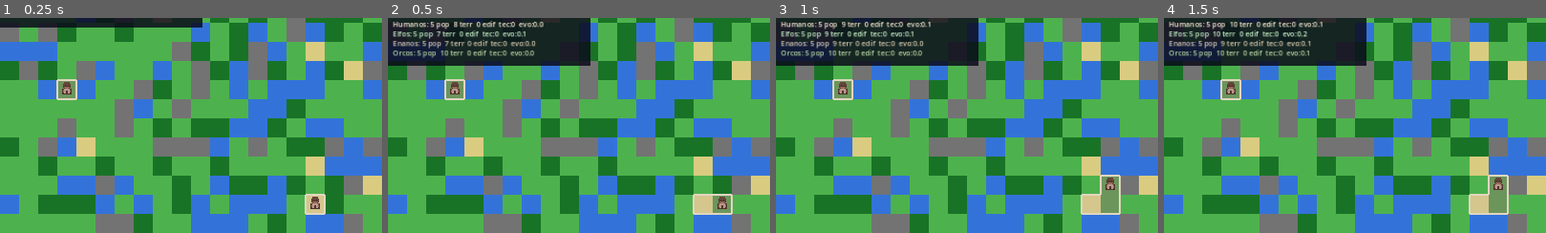
Above: before the commit, frames 1-4 (left to right).
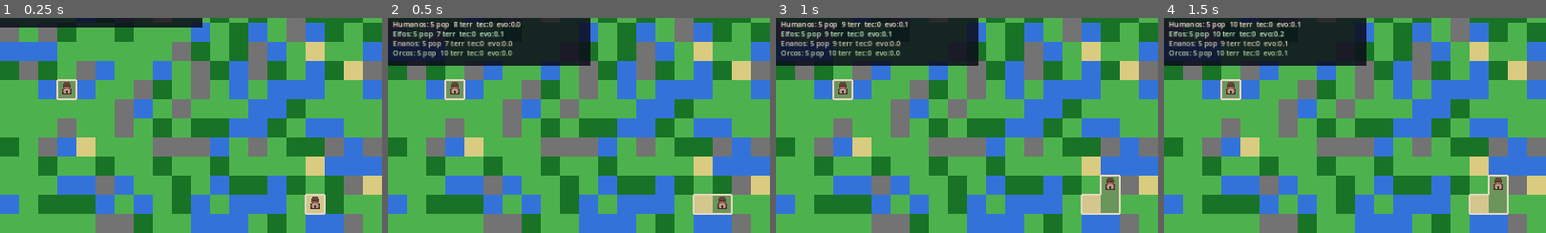
Above: after the commit, the same moments.

Repository: scastorina/civilizatio
Game: Godot game, scene res://scenes/Main.tscn
Two runs of this game, one before a commit and one after it. Both use one fixed random seed, a clock stepped at 60 frames per second and the inputs below.
Inputs:
- Up to frame 1 (0.25 s): no input
- Up to frame 2 (0.5 s): no input
- Up to frame 3 (1 s): click "Entidades" at 0.5 s
- Up to frame 4 (1.5 s): click "Humanos" at 1.25 s
The pictures show only the part of the screen within x 0-50%, y 0-50%; the shares and areas given below are measured in that part.

Frame 1 is identical in both runs. In frame 2, 1.2% of the frame differs, in the area x 18-41%, y 1-18%; in frame 3, 1.2%; in frame 4, 1.2%.

Commit message:
Add religions and diplomacy systems
Religions:
- Each species starts with a unique religion (Fe Sagrada, Sendero Eterno, Forja Divina, Culto de Sangre)
- Religion spreads between adjacent entities of different species at low probability
- Chronicle events when a species adopts a foreign religion (>60% converted)
- Religion symbols drawn on towns: cross, star, hammer, skull-mark

Diplomacy:
- Relation scores (-1..1) tracked between all active species pairs
- Territorial conquest reduces relation; shared religion boosts it; peace increases it slowly
- War declared automatically when relation < -0.55 (1.5x combat bonus for attackers)
- Truces signed when relation recovers above -0.25
- Alliances form at relation > 0.50: allied species never attack each other
- Alliance dissolves if relation falls below 0.15
- Animated gold pulsing line between allied species' capitals
- Stats panel shows active wars (⚔) and alliances (★) with color coding

Co-Authored-By: Claude Sonnet 4.6 <noreply@anthropic.com>

Diff:
--- a/scripts/Human.gd
+++ b/scripts/Human.gd
@@ -16,6 +16,7 @@
 var hero_name := ""
 var infected := false
 var on_fire := false
+var religion := ""
 
 func setup(p_grid_position: Vector2i, p_tile_size: int, p_species_name: String, p_species_color: Color, p_preferred_biomes: Array[String], p_combat: float = 1.0, p_defense: float = 1.0, p_evo_rate: float = 1.0) -> void:
 	grid_position = p_grid_position
--- a/scripts/Main.gd
+++ b/scripts/Main.gd
@@ -33,6 +33,12 @@
 
 const TECH_THRESHOLDS: Array[float] = [100.0, 300.0, 700.0]
 const CHRONICLE_MAX := 40
+const SPECIES_RELIGIONS: Dictionary = {
+	"Humanos": "Fe Sagrada",
+	"Elfos":   "Sendero Eterno",
+	"Enanos":  "Forja Divina",
+	"Orcos":   "Culto de Sangre",
+}
 
 var current_speed_idx := 1
 var current_map_idx := 0
@@ -44,6 +50,9 @@
 var _fire_cells: Dictionary = {}
 var _effects: Array[Dictionary] = []
 var _trade_routes: Array[Dictionary] = []
+var _relations: Dictionary = {}
+var _war_pairs: Dictionary = {}
+var _alliance_pairs: Dictionary = {}
 
 const GameHUDScript = preload("res://scripts/GameHUD.gd")
 
@@ -98,6 +107,8 @@
 		_tick_plague()
 		_advance_effects()
 		_update_trade()
+		_update_religions()
+		_update_diplomacy()
 		ticked = true
 	if ticked:
 		queue_redraw()
@@ -181,6 +192,9 @@
 	_fire_cells.clear()
 	_effects.clear()
 	_trade_routes.clear()
+	_relations.clear()
+	_war_pairs.clear()
+	_alliance_pairs.clear()
 	world_year = 0
 	world_grid.generate(MAP_PRESETS[current_map_idx])
 	_spawn_initial_humans()
@@ -205,6 +219,7 @@
 	var human := Human.new()
 	human.setup(cell, TILE_SIZE, species["name"], species["color"], preferred,
 		species["combat"] as float, species["defense"] as float, species["evo_rate"] as float)
+	human.religion = SPECIES_RELIGIONS.get(species["name"] as String, "") as String
 	world_grid.set_owner(cell, species["name"] as String)
 	add_child(human)
 	humans.append(human)
@@ -232,13 +247,18 @@
 			var target_owner := world_grid.get_owner(target)
 			if target_owner == "" or target_owner == human.species_name:
 				continue
+			var pair_key := _diplomacy_key(human.species_name, target_owner)
+			if _alliance_pairs.has(pair_key):
+				continue
 			var def_bonus: float = _species_defense.get(target_owner, 1.0)
 			var tech_atk := 1.25 if (_species_tech.get(human.species_name, 0) as int) >= 2 else 1.0
 			var tech_def := 2.0  if (_species_tech.get(target_owner, 0) as int) >= 3 else 1.0
-			var chance := _conquest_chance(world_grid.get_structure(target)) * human.combat_bonus * tech_atk / (def_bonus * tech_def)
+			var war_bonus := 1.5 if _war_pairs.has(pair_key) else 1.0
+			var chance := _conquest_chance(world_grid.get_structure(target)) * human.combat_bonus * tech_atk * war_bonus / (def_bonus * tech_def)
 			if rng.randf() < chance:
 				world_grid.set_owner(target, human.species_name)
 				human.battles_won += 1
+				_set_relation(human.species_name, target_owner, _get_relation(human.species_name, target_owner) - 0.015)
 				if human.battles_won == 5 and not human.is_hero:
 					human.is_hero = true
 					human.hero_name = _generate_hero_name(human.species_name, human.battles_won ^ human.age_ticks ^ human.grid_position.x)
@@ -360,6 +380,103 @@
 			_species_tech[sp_name] = lvl + 1
 			_log_event("Año %d: Los %s alcanzaron tecnología nivel %d" % [world_year, sp_name, lvl + 1], sp_name)
 
+func _diplomacy_key(a: String, b: String) -> String:
+	if a < b: return a + "|" + b
+	return b + "|" + a
+
+func _get_relation(a: String, b: String) -> float:
+	return _relations.get(_diplomacy_key(a, b), 0.0) as float
+
+func _set_relation(a: String, b: String, val: float) -> void:
+	_relations[_diplomacy_key(a, b)] = clampf(val, -1.0, 1.0)
+
+func _dominant_religion(species: String) -> String:
+	var counts: Dictionary = {}
+	for h in humans:
+		if h.species_name == species and h.religion != "":
+			counts[h.religion] = (counts.get(h.religion, 0) as int) + 1
+	var best := ""
+	var best_n := 0
+	for r: String in counts.keys():
+		if (counts[r] as int) > best_n:
+			best_n = counts[r] as int
+			best = r
+	return best
+
+func _update_religions() -> void:
+	for human in humans:
+		for other in humans:
+			if other == human or other.species_name == human.species_name:
+				continue
+			if (human.grid_position - other.grid_position).length() <= 1.5:
+				if rng.randf() < 0.0004:
+					human.religion = other.religion
+
+	if world_year % 80 != 0:
+		return
+	var species_pops: Dictionary = {}
+	var species_rel_counts: Dictionary = {}
+	for h in humans:
+		if h.religion == "":
+			continue
+		if not species_pops.has(h.species_name):
+			species_pops[h.species_name] = 0
+			species_rel_counts[h.species_name] = {}
+		species_pops[h.species_name] = (species_pops[h.species_name] as int) + 1
+		var d: Dictionary = species_rel_counts[h.species_name]
+		d[h.religion] = (d.get(h.religion, 0) as int) + 1
+	for sp: String in species_rel_counts.keys():
+		var total: int = species_pops[sp] as int
+		if total < 3:
+			continue
+		var d: Dictionary = species_rel_counts[sp]
+		for r: String in d.keys():
+			var pct := float(d[r] as int) / float(total)
+			var native := SPECIES_RELIGIONS.get(sp, "") as String
+			if pct > 0.60 and r != native:
+				_log_event("Año %d: Los %s abrazan %s" % [world_year, sp, r], sp)
+
+func _update_diplomacy() -> void:
+	var living: Dictionary = {}
+	for h in humans:
+		living[h.species_name] = true
+	var sp_list: Array = living.keys()
+
+	for i in sp_list.size():
+		for j in range(i + 1, sp_list.size()):
+			var a: String = sp_list[i]
+			var b: String = sp_list[j]
+			var key := _diplomacy_key(a, b)
+			var rel := _get_relation(a, b)
+
+			if not _war_pairs.has(key):
+				rel += 0.0008
+			else:
+				rel -= 0.001
+
+			if _dominant_religion(a) == _dominant_religion(b) and _dominant_religion(a) != "":
+				rel += 0.002
+				_set_relation(a, b, rel + 0.002)
+
+			_set_relation(a, b, rel)
+			rel = _get_relation(a, b)
+
+			if rel < -0.55 and not _war_pairs.has(key) and not _alliance_pairs.has(key):
+				_war_pairs[key] = true
+				_log_event("Año %d: ¡Los %s declaran guerra a los %s!" % [world_year, a, b], a)
+
+			if _war_pairs.has(key) and rel > -0.25:
+				_war_pairs.erase(key)
+				_log_event("Año %d: Los %s y los %s firman una tregua" % [world_year, a, b], a)
+
+			if rel > 0.50 and not _alliance_pairs.has(key) and not _war_pairs.has(key):
+				_alliance_pairs[key] = true
+				_log_event("Año %d: ¡%s y %s forman una alianza sagrada!" % [world_year, a, b], a)
+
+			if _alliance_pairs.has(key) and rel < 0.15:
+				_alliance_pairs.erase(key)
+				_log_event("Año %d: La alianza entre %s y %s se disuelve" % [world_year, a, b], a)
+
 func _update_trade() -> void:
 	var towns: Dictionary = {}
 	for y in range(world_grid.height):
@@ -650,6 +767,46 @@
 		draw_circle(caravan_pos, 2.8, Color(0.95, 0.80, 0.35, 0.95))
 		draw_circle(caravan_pos, 1.5, Color(0.60, 0.38, 0.12, 0.95))
 
+	# Alliance lines between allied species towns
+	if not _alliance_pairs.is_empty():
+		var sp_capitals: Dictionary = {}
+		for y2 in range(world_grid.height):
+			for x2 in range(world_grid.width):
+				var cc := Vector2i(x2, y2)
+				if world_grid.get_structure(cc) == "town":
+					var own := world_grid.get_owner(cc)
+					if own != "" and not sp_capitals.has(own):
+						sp_capitals[own] = cc
+		var pulse := 0.55 + 0.45 * sin(float(Time.get_ticks_msec()) / 600.0)
+		for ak: String in _alliance_pairs.keys():
+			var parts := ak.split("|")
+			if parts.size() < 2:
+				continue
+			var sa: String = parts[0]; var sb: String = parts[1]
+			if not sp_capitals.has(sa) or not sp_capitals.has(sb):
+				continue
+			var ca: Vector2i = sp_capitals[sa] as Vector2i
+			var cb: Vector2i = sp_capitals[sb] as Vector2i
+			var wa := Vector2((ca.x + 0.5) * TILE_SIZE, (ca.y + 0.5) * TILE_SIZE)
+			var wb := Vector2((cb.x + 0.5) * TILE_SIZE, (cb.y + 0.5) * TILE_SIZE)
+			draw_line(wa, wb, Color(1.0, 0.88, 0.20, 0.35 * pulse), 2.0)
+			draw_circle(wa, 5.0 * pulse, Color(1.0, 0.88, 0.20, 0.6 * pulse))
+			draw_circle(wb, 5.0 * pulse, Color(1.0, 0.88, 0.20, 0.6 * pulse))
+
+	# Religion symbols on towns
+	for y3 in range(world_grid.height):
+		for x3 in range(world_grid.width):
+			var tc := Vector2i(x3, y3)
+			if world_grid.get_structure(tc) != "town":
+				continue
+			var town_owner := world_grid.get_owner(tc)
+			if town_owner == "":
+				continue
+			var dom_rel := _dominant_religion(town_owner)
+			var rx := (x3 + 0.5) * TILE_SIZE
+			var ry := float(y3) * TILE_SIZE - 3.0
+			_draw_religion_symbol(rx, ry, dom_rel)
+
 	# Territory labels
 	for cluster in _find_territory_clusters():
 		var cpos: Vector2 = cluster["center"]
@@ -663,6 +820,26 @@
 			name, HORIZONTAL_ALIGNMENT_LEFT, -1, 9, tc)
 
 
+func _draw_religion_symbol(cx: float, cy: float, religion: String) -> void:
+	match religion:
+		"Fe Sagrada":
+			draw_line(Vector2(cx, cy - 4), Vector2(cx, cy + 4), Color(1.0, 0.95, 0.70, 0.9), 1.5)
+			draw_line(Vector2(cx - 2.5, cy - 1.5), Vector2(cx + 2.5, cy - 1.5), Color(1.0, 0.95, 0.70, 0.9), 1.5)
+		"Sendero Eterno":
+			for si in range(5):
+				var oa := deg_to_rad(-90.0 + si * 72.0)
+				var ia := deg_to_rad(-90.0 + si * 72.0 + 36.0)
+				var pa := Vector2(cx + cos(oa) * 4.0, cy + sin(oa) * 4.0)
+				var pb := Vector2(cx + cos(ia) * 2.0, cy + sin(ia) * 2.0)
+				draw_line(pa, pb, Color(0.70, 1.0, 0.70, 0.9), 1.0)
+		"Forja Divina":
+			draw_rect(Rect2(cx - 2.5, cy - 1.5, 5.0, 3.5), Color(0.80, 0.70, 0.50, 0.9))
+			draw_line(Vector2(cx, cy - 1.5), Vector2(cx, cy - 5.0), Color(0.60, 0.50, 0.35, 0.9), 1.5)
+		"Culto de Sangre":
+			draw_circle(Vector2(cx, cy - 1.0), 3.5, Color(0.85, 0.15, 0.15, 0.80))
+			draw_line(Vector2(cx - 2.0, cy + 2.5), Vector2(cx, cy - 0.5), Color(0.85, 0.15, 0.15, 0.9), 1.5)
+			draw_line(Vector2(cx + 2.0, cy + 2.5), Vector2(cx, cy - 0.5), Color(0.85, 0.15, 0.15, 0.9), 1.5)
+
 func _species_stats() -> Array[String]:
 	var result: Array[String] = []
 	var stats: Dictionary = {}
@@ -689,12 +866,31 @@
 		var evo: float = stats[sp_name]["evo"] / maxf(float(pop), 1.0)
 		var buildings: int = stats[sp_name]["buildings"]
 		var tech: int = _species_tech.get(sp_name, 0) as int
-		var line := "%s: %d pop  %d terr  %d edif  tec:%d  evo:%.1f" % [sp_name, pop, tiles, buildings, tech, evo]
+		var dom_rel := _dominant_religion(sp_name)
+		var line := "%s: %d pop  %d terr  tec:%d  evo:%.1f" % [sp_name, pop, tiles, tech, evo]
+		if dom_rel != "" and dom_rel != (SPECIES_RELIGIONS.get(sp_name, "") as String):
+			line += "  [" + dom_rel + "]"
 		if pop == 0 and tiles > 0:
 			line += "  [EXTINTO]"
 		result.append(line)
 	if result.is_empty():
 		result.append("Sin entidades — usa tab Entidades")
+		return result
+	var has_diplo := false
+	for key: String in _war_pairs.keys():
+		var p := key.split("|")
+		if p.size() == 2:
+			if not has_diplo:
+				result.append("── Diplomacia ──")
+				has_diplo = true
+			result.append("⚔ %s vs %s" % [p[0], p[1]])
+	for key: String in _alliance_pairs.keys():
+		var p := key.split("|")
+		if p.size() == 2:
+			if not has_diplo:
+				result.append("── Diplomacia ──")
+				has_diplo = true
+			result.append("★ %s ↔ %s" % [p[0], p[1]])
 	return result
 
 func _find_territory_clusters() -> Array:
@@ -811,13 +1007,21 @@
 	var stats_lines: Array[String] = []
 	var stats_colors: Array[Color] = []
 	var raw := _species_stats()
-	for sp: Dictionary in SPECIES_LIBRARY:
-		var n := sp["name"] as String
-		for line in raw:
-			if (line as String).begins_with(n):
-				stats_lines.append(line)
-				stats_colors.append((_species_colors.get(n, Color.WHITE) as Color).lightened(0.2))
-				break
+	for line: String in raw:
+		stats_lines.append(line)
+		if line.begins_with("──"):
+			stats_colors.append(Color(0.55, 0.55, 0.55))
+		elif line.begins_with("⚔"):
+			stats_colors.append(Color(1.0, 0.35, 0.35))
+		elif line.begins_with("★"):
+			stats_colors.append(Color(1.0, 0.88, 0.20))
+		else:
+			var matched_color := Color(0.75, 0.75, 0.75)
+			for sp: Dictionary in SPECIES_LIBRARY:
+				if line.begins_with(sp["name"] as String):
+					matched_color = (_species_colors.get(sp["name"] as String, Color.WHITE) as Color).lightened(0.2)
+					break
+			stats_colors.append(matched_color)
 	var hero_lines: Array[String] = []
 	var hero_colors: Array[Color] = []
 	for h in humans:
